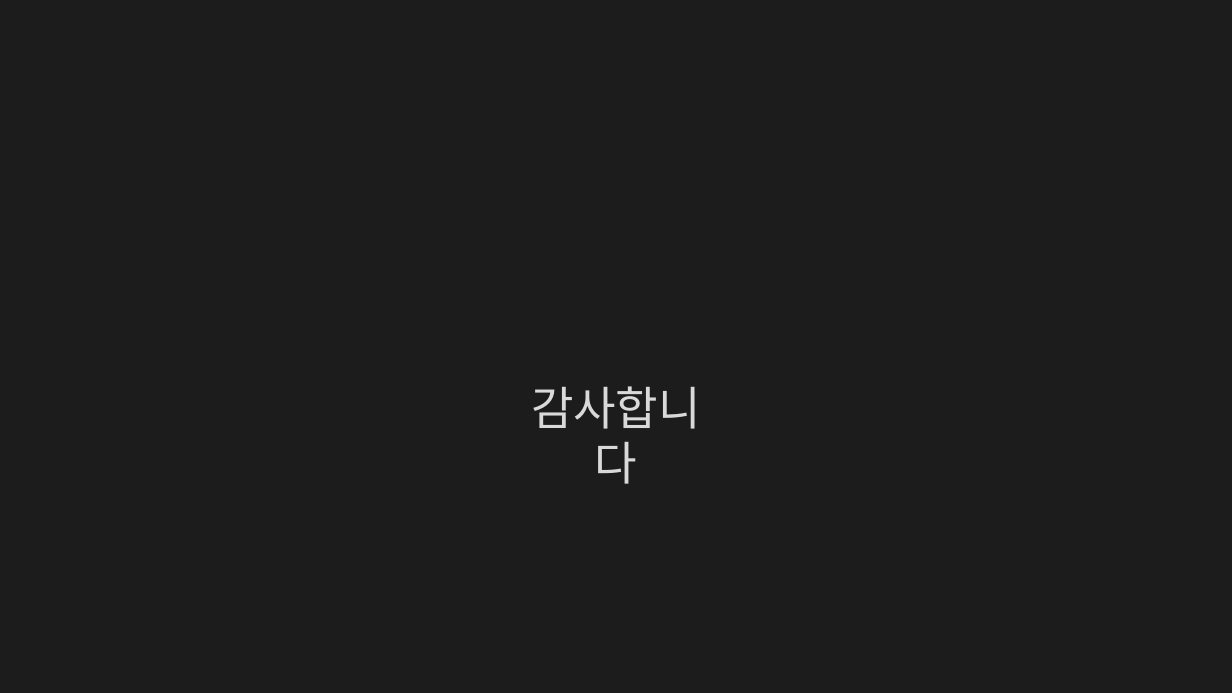
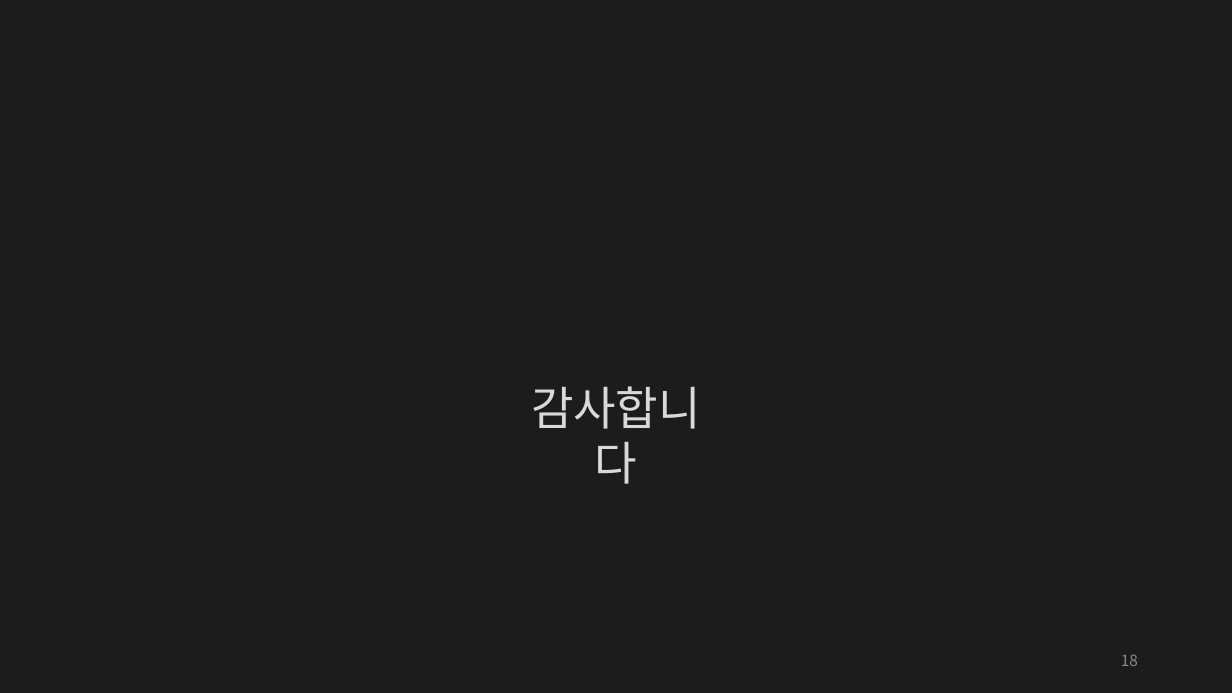
Before and after one commit to Final-Project-KPU/Plan, a slide deck: slide 18 of 제안서(김동민,김상현,나기엽,허영민).pptx (slide 17 before the commit). Drawn at 1232x693 pixels with LibreOffice and Linux fonts; fonts in the diff are those of the drawing; background and template pictures are left out; a plain dark background stands for a picture behind light text. Boxes give left, top, right and bottom in pixels: in the first picture for what was removed or moved away, otherwise in the second. Text is boxed around its words. In the diff, an @@ line names an element or a change of style, - is before the commit and + after.

```diff
--- a/제안서(김동민,김상현,나기엽,허영민).pptx
+++ b/제안서(김동민,김상현,나기엽,허영민).pptx
@@ page number added at (1121, 654, 1138, 666), 12 pt, text #8C8C8C @@
+18
```
Also in this commit, not shown: 16 other slides changed, 2 slides added, 1 slide removed, 1 other file.
